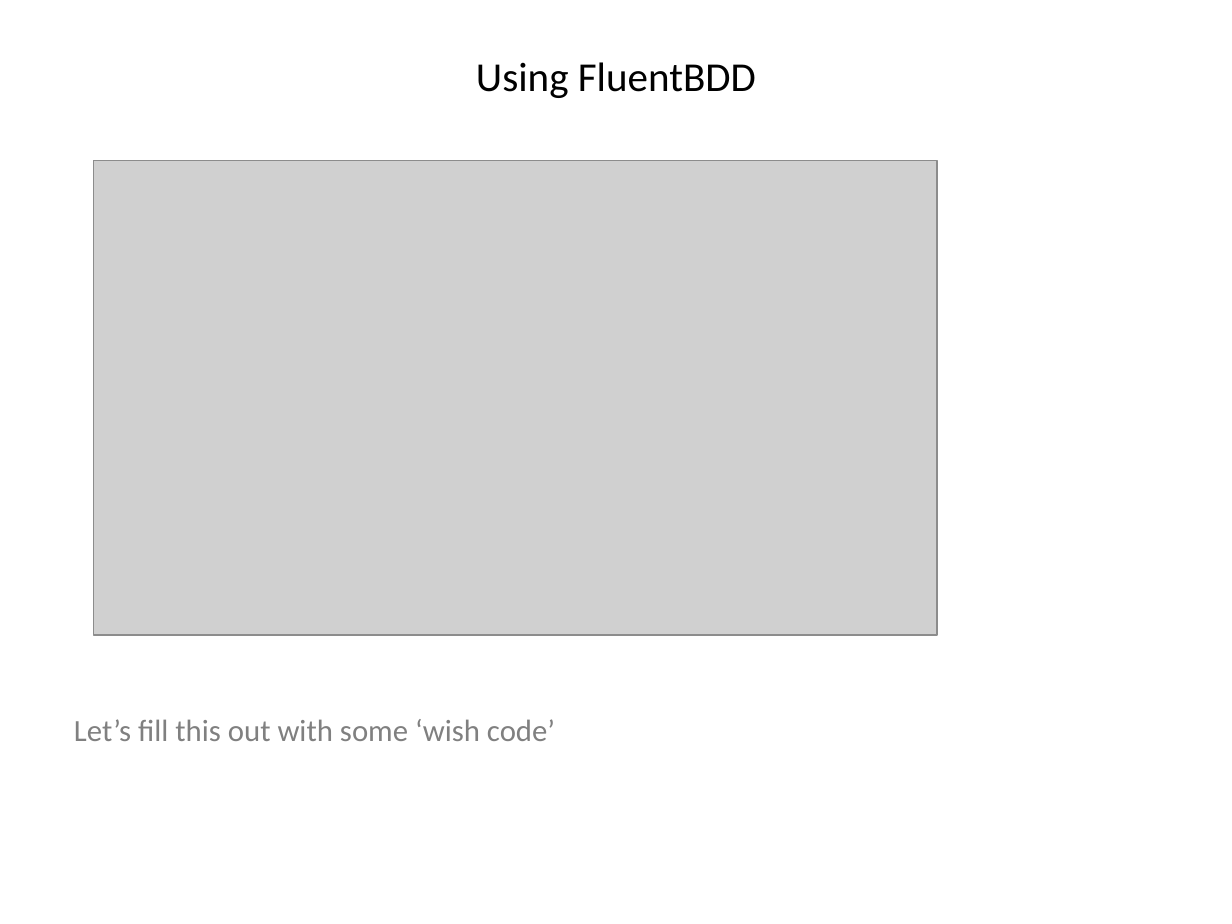
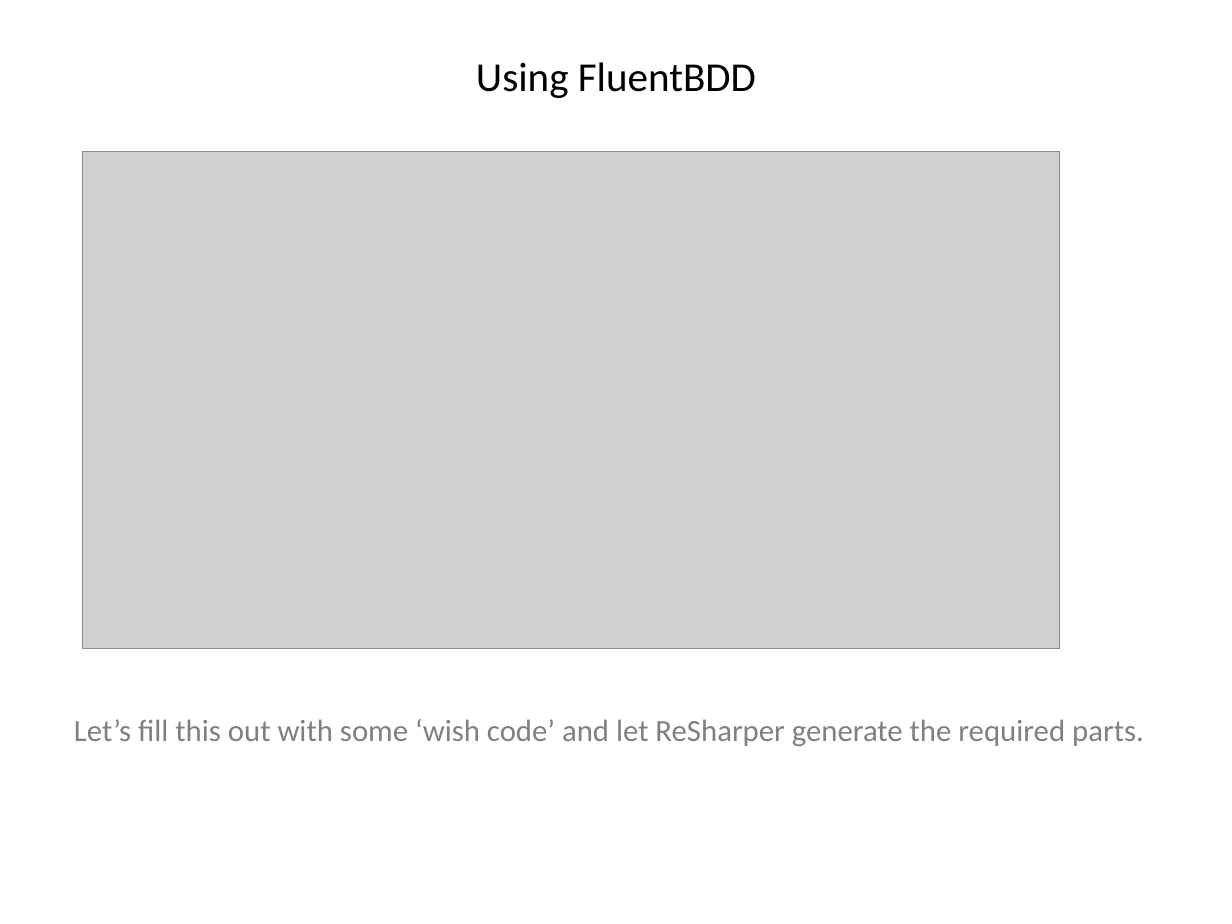
Before and after one commit to i-e-b/FluentBdd, a slide deck: slide 57 of FluentBDD/Fluent BDD.pptx (slide 51 before the commit). Drawn at 1232x924 pixels with LibreOffice and Linux fonts; fonts in the diff are those of the drawing; grey boxes stand for pictures. Boxes give left, top, right and bottom in pixels: in the first picture for what was removed or moved away, otherwise in the second. Text is boxed around its words. In the diff, an @@ line names an element or a change of style, - is before the commit and + after.

```diff
--- a/FluentBDD/Fluent BDD.pptx
+++ b/FluentBDD/Fluent BDD.pptx
@@ picture: place and size @@
-picture at (94,160,938,634)
+picture at (83,152,1060,649)
@@ text at (74,719,1144,746): text changed @@
-Let’s fill this out with some ‘wish code’
+Let’s fill this out with some ‘wish code’ and let ReSharper generate the required parts.
```
Also in this commit, not shown: 69 other slides changed, 9 slides added, 16 slides removed, 25 other files.
